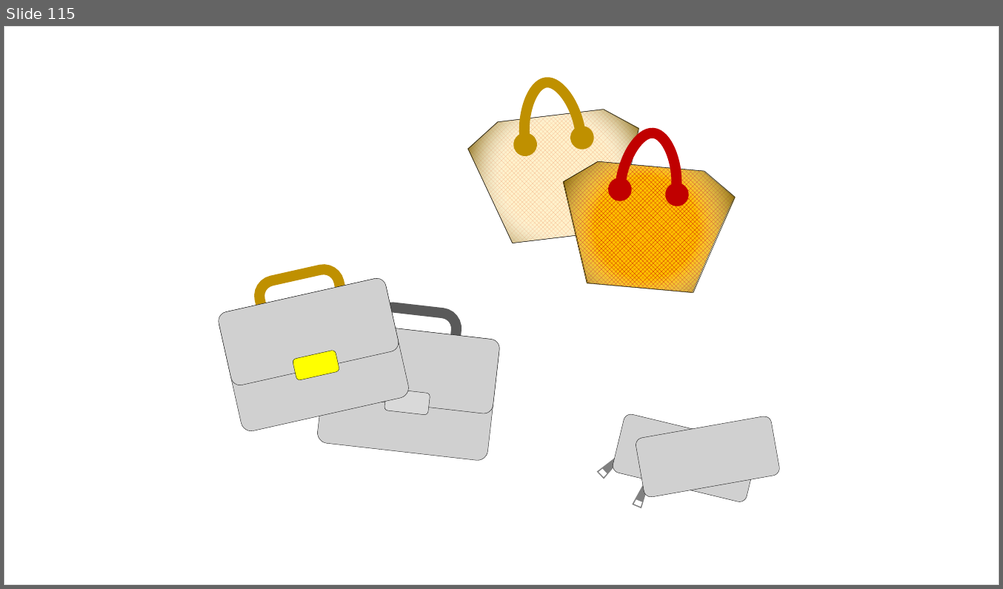
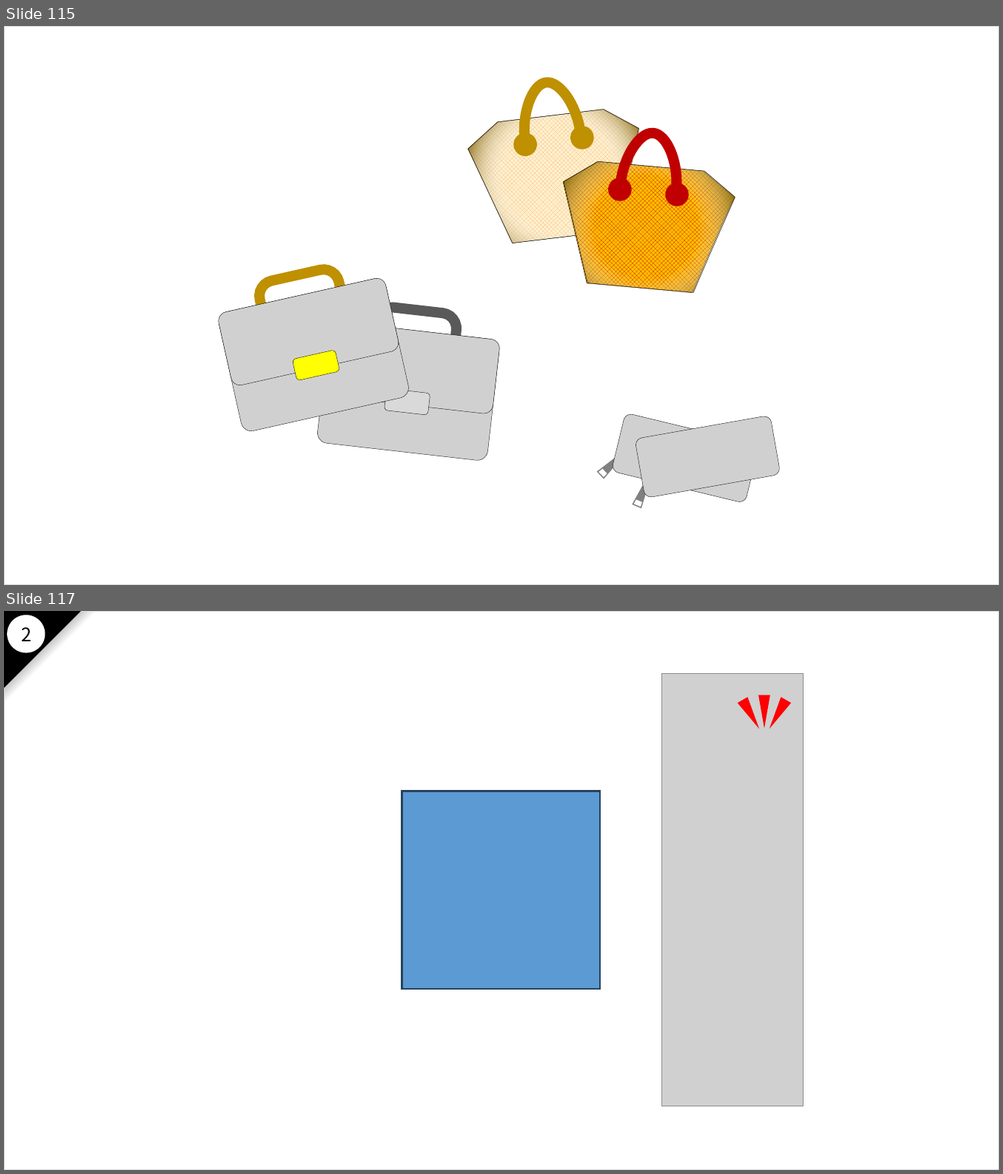
Before and after one commit to nakayama-kazuki/2021, a slide deck: pptx/power-punch-v2.pptx. Shown one above the other, each under a label of ours: slide 115 before the commit, slides 115 and 117 after it; the slides between them are not shown. The pictures are 1003x589 and 1003x1174 pixels, drawn with LibreOffice and Linux fonts; fonts in the diff are those of the drawing; grey boxes stand for pictures. Boxes give left, top, right and bottom in pixels: in the first picture for what was removed or moved away, otherwise in the second. Text is boxed around its words. In the diff, an @@ line names an element or a change of style, - is before the commit and + after.

```diff
--- a/pptx/power-punch-v2.pptx
+++ b/pptx/power-punch-v2.pptx
@@ slide 117 added at [4, 611, 999, 1170], background #FFFFFF; not listed: 1 template element that a slide beside it also shows @@
@@ right triangle added at [4, 611, 80, 687], fill #000000, outline #000000 1 pt @@
@@ right triangle added at [5, 612, 96, 703], fill gradient #FFFFFF to #808080 to #000000 @@
@@ ellipse added at [8, 615, 45, 652], fill #FFFFFF, outline #FFFFFF 1 pt @@
@@ text added at [21, 627, 31, 641], 18 pt, text #000000 @@
+2
@@ picture added at [662, 674, 803, 1106] @@
@@ triangle added at [737, 697, 765, 732], fill #FF0000 @@
@@ triangle added at [758, 695, 770, 729], fill #FF0000 @@
@@ triangle added at [764, 697, 791, 732], fill #FF0000 @@
@@ rectangle added at [401, 792, 600, 989], fill #5C9AD4, outline #28445D 1.5 pt @@
```
Also in this commit, not shown: 101 slides changed, 33 other slides added, 34 slides removed.
